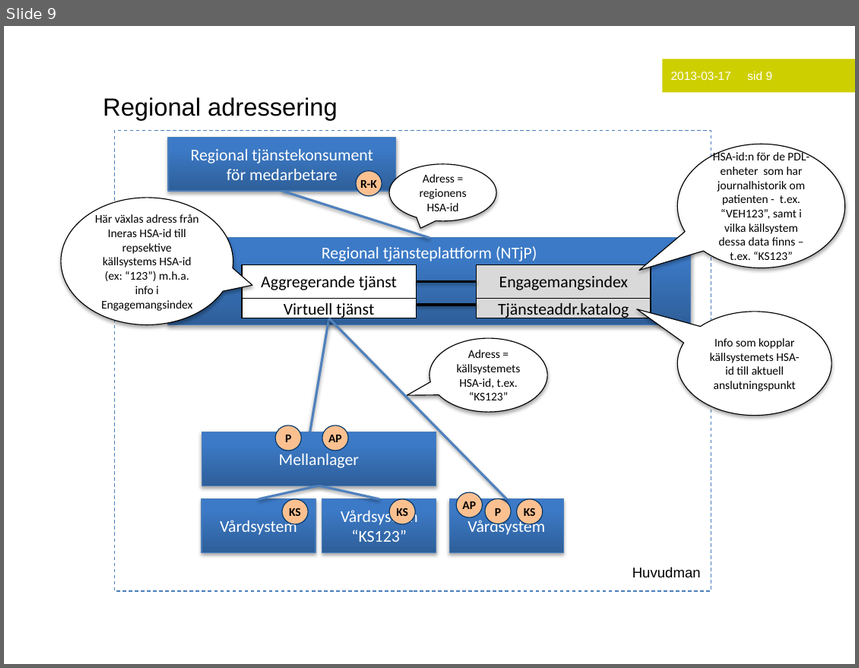
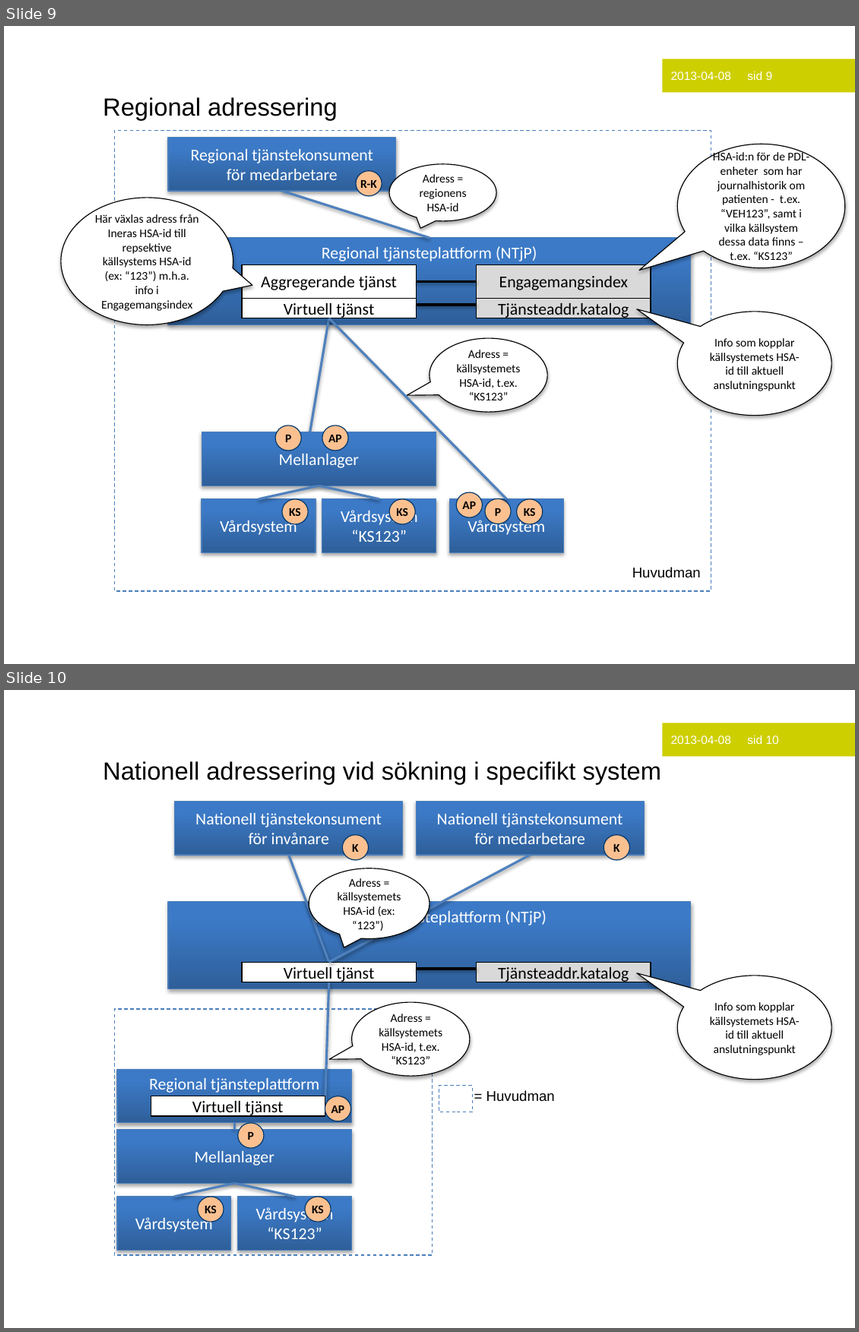
Before and after one commit to admstar/rivta, a slide deck: ServiceInteractions/riv/clinicalprocess/healthcond/description/trunk/docs/TD_clinicalprocess_healthcond_description.pptx. Shown one above the other, each under a label of ours: slide 9 before the commit, slides 9 and 10 after it. The pictures are 859x668 and 859x1332 pixels, drawn with LibreOffice and Linux fonts; fonts in the diff are those of the drawing; background and template pictures are left out. Boxes give left, top, right and bottom in pixels: in the first picture for what was removed or moved away, otherwise in the second. Text is boxed around its words. In the diff, an @@ line names an element or a change of style, - is before the commit and + after.

```diff
--- a/ServiceInteractions/riv/clinicalprocess/healthcond/description/trunk/docs/TD_clinicalprocess_healthcond_description.pptx
+++ b/ServiceInteractions/riv/clinicalprocess/healthcond/description/trunk/docs/TD_clinicalprocess_healthcond_description.pptx
@@ slide 10 added at (4, 690, 855, 1328), background #FFFFFF @@
@@ rectangle added at (663, 723, 855, 756), fill #CECF00, 10 pt, text #FFFFFF @@
+2013-04-08 sid 10
@@ title added at (103, 761, 661, 784), 21 pt, text #000000 @@
+Nationell adressering vid sökning i specifikt system
@@ rectangle added at (175, 802, 403, 855), fill gradient #2F5F99 to #3D7CC7 to #3A7CCB, outline #4B7EBC 0.75 pt, 14 pt, text #FFFFFF @@
+Nationell tjänstekonsument
+för invånare
@@ rectangle added at (416, 802, 644, 855), fill gradient #2F5F99 to #3D7CC7 to #3A7CCB, outline #4B7EBC 0.75 pt, 14 pt, text #FFFFFF @@
+Nationell tjänstekonsument
+för medarbetare
@@ ellipse added at (343, 834, 369, 860), fill #FAC090, outline #003468 0.75 pt, 10 pt, text #000000, bold @@
+K
@@ ellipse added at (604, 834, 630, 860), fill #FAC090, outline #003468 0.75 pt, 10 pt, text #000000, bold @@
+K
@@ line added from (289, 855) to (329, 962), #4F81BD 2 pt @@
@@ speech bubble added at (309, 869, 430, 939), fill #FFFFFF, outline #000000 0.75 pt, 10 pt, text #000000 @@
+Adress = källsystemets HSA-id (ex: “123”)
@@ line added from (530, 855) to (329, 962), #4F81BD 2 pt @@
@@ rectangle added at (168, 902, 691, 989), fill gradient #2F5F99 to #3D7CC7 to #3A7CCB, outline #4B7EBC 0.75 pt, 14 pt, text #FFFFFF @@
+Gemensam tjänsteplattform (NTjP)
@@ rectangle added at (243, 962, 417, 983), fill #FFFFFF, outline #000000 0.75 pt, 14 pt, text #000000 @@
+Virtuell tjänst
@@ rectangle added at (477, 962, 651, 983), fill #D9D9D9, outline #000000 0.75 pt, 14 pt, text #000000 @@
+Tjänsteaddr.katalog
@@ line added from (329, 983) to (325, 1106), #4F81BD 2 pt @@
@@ line added from (416, 969) to (477, 969), #000000 2 pt @@
@@ speech bubble added at (677, 976, 832, 1080), fill #FFFFFF, outline #000000 0.75 pt, 10 pt, text #000000 @@
+Info som kopplar källsystemets HSA-id till aktuell anslutningspunkt
@@ speech bubble added at (352, 1002, 471, 1076), fill #FFFFFF, outline #000000 0.75 pt, 10 pt, text #000000 @@
+Adress = källsystemets HSA-id, t.ex. “KS123”
@@ rectangle added at (115, 1009, 432, 1255), outline #4B7EBC 0.75 pt dashed @@
@@ rectangle added at (117, 1070, 352, 1123), fill gradient #2F5F99 to #3D7CC7 to #3A7CCB, outline #4B7EBC 0.75 pt, 14 pt, text #FFFFFF @@
+Regional tjänsteplattform
@@ rectangle added at (151, 1096, 325, 1116), fill #FFFFFF, outline #000000 0.75 pt, 14 pt, text #000000 @@
+Virtuell tjänst
@@ ellipse added at (325, 1096, 351, 1122), fill #FAC090, outline #003468 0.75 pt, 10 pt, text #000000, bold @@
+AP
@@ rectangle added at (439, 1086, 472, 1113), outline #4B7EBC 0.75 pt dashed @@
@@ text added at (487, 1091, 555, 1102), 12 pt, text #000000 @@
+= Huvudman
@@ rectangle added at (117, 1130, 352, 1184), fill gradient #2F5F99 to #3D7CC7 to #3A7CCB, outline #4B7EBC 0.75 pt, 14 pt, text #FFFFFF @@
+Mellanlager
@@ line added from (235, 1123) to (235, 1130), #4F81BD 2 pt @@
@@ ellipse added at (238, 1123, 265, 1149), fill #FAC090, outline #003468 0.75 pt, 10 pt, text #000000, bold @@
+P
@@ line added from (235, 1184) to (174, 1196), #4F81BD 2 pt @@
@@ line added from (235, 1184) to (295, 1196), #4F81BD 2 pt @@
@@ rectangle added at (117, 1196, 231, 1250), fill gradient #2F5F99 to #3D7CC7 to #3A7CCB, outline #4B7EBC 0.75 pt, 14 pt, text #FFFFFF @@
+Vårdsystem
@@ ellipse added at (198, 1196, 224, 1222), fill #FAC090, outline #003468 0.75 pt, 10 pt, text #000000, bold @@
+KS
@@ rectangle added at (238, 1196, 352, 1250), fill gradient #2F5F99 to #3D7CC7 to #3A7CCB, outline #4B7EBC 0.75 pt, 14 pt, text #FFFFFF @@
+Vårdsystem
+“KS123”
@@ ellipse added at (305, 1196, 332, 1222), fill #FAC090, outline #003468 0.75 pt, 10 pt, text #000000, bold @@
+KS
@@ text in rectangle at (671, 71, 773, 80): text changed @@
-2013-03-17 sid 9
+2013-04-08 sid 9
```
Also in this commit, not shown: 1 slide changed, 6 other files.
